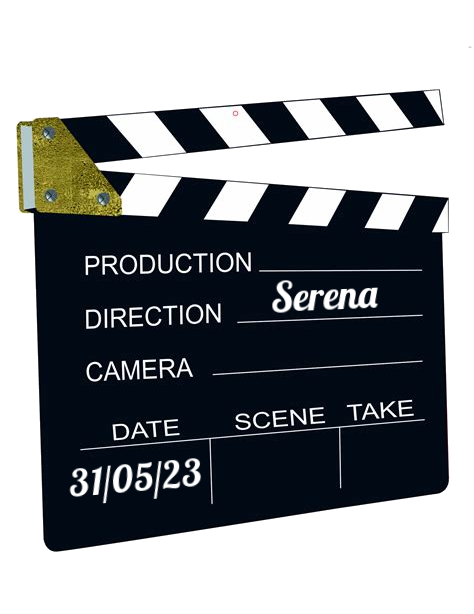
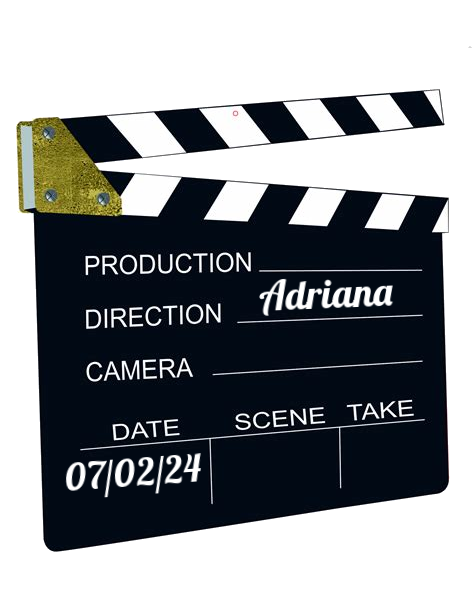
Layers edited between the first and the second 474px x 614px image:
renamed "31/05/23" to "07/02/24", painted on it over [65, 453, 202, 504]
renamed "Serena" to "Adriana", painted on it over [259, 278, 394, 316]
